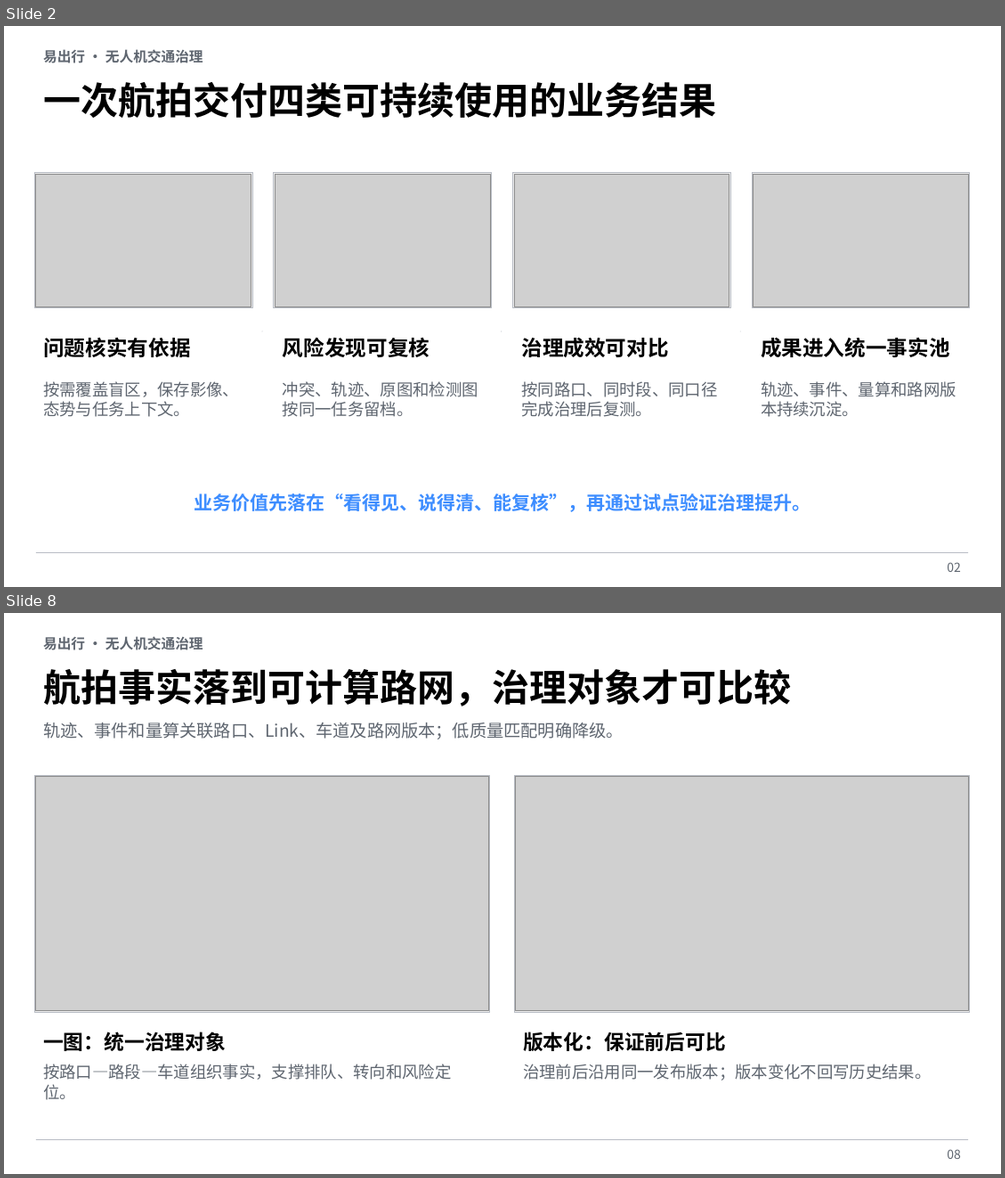
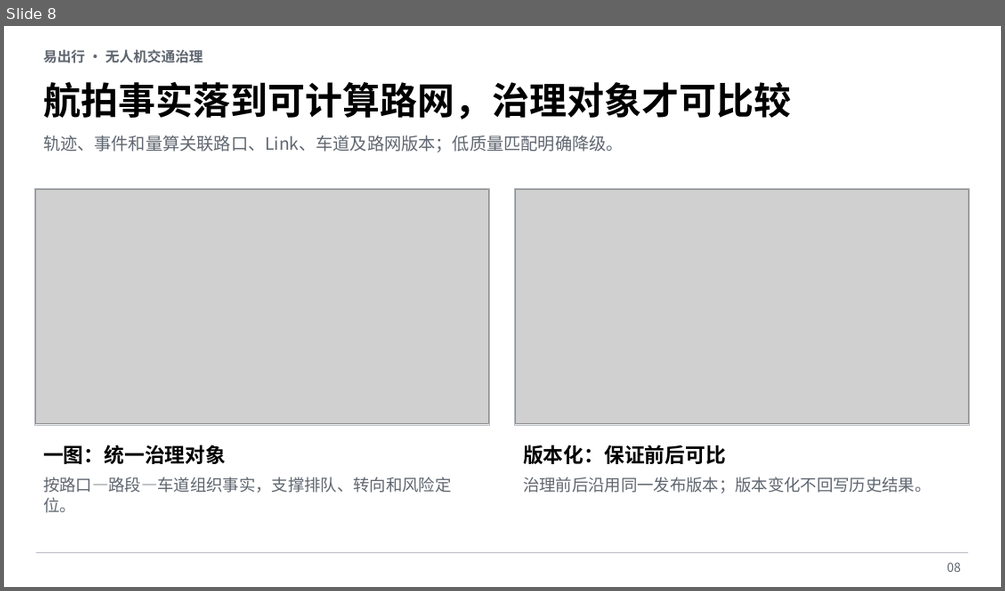
Before and after one commit to fjwangzy/TrafficAnalyzer, a slide deck: docs/generated/易出行无人机交通治理业务成效与试点汇报.pptx. Shown one above the other, each under a label of ours: slides 2 and 8 before the commit, slide 8 after it; the slides between them are not shown. The pictures are 1005x1178 and 1005x591 pixels, drawn with LibreOffice and Linux fonts; fonts in the diff are those of the drawing; grey boxes stand for pictures; background and template pictures are left out. Boxes give left, top, right and bottom in pixels: in the first picture for what was removed or moved away, otherwise in the second. Text is boxed around its words. In the diff, an @@ line names an element or a change of style, - is before the commit and + after.

```diff
--- a/docs/generated/易出行无人机交通治理业务成效与试点汇报.pptx
+++ b/docs/generated/易出行无人机交通治理业务成效与试点汇报.pptx
@@ slide 2 removed at box(4, 26, 1001, 587), background #FFFFFF @@
@@ text removed at box(43, 49, 203, 63) @@
-易出行 · 无人机交通治理
@@ text removed at box(43, 82, 716, 118) @@
-一次航拍交付四类可持续使用的业务结果
@@ rectangle removed at box(34, 173, 253, 308) @@
@@ picture removed at box(36, 174, 251, 306) @@
@@ rectangle removed at box(273, 173, 492, 308) @@
@@ picture removed at box(275, 174, 490, 306) @@
@@ rectangle removed at box(512, 173, 731, 308) @@
@@ picture removed at box(514, 174, 729, 306) @@
@@ rectangle removed at box(752, 173, 971, 308) @@
@@ picture removed at box(753, 174, 969, 306) @@
@@ text removed at box(43, 338, 190, 357) @@
-问题核实有依据
@@ line removed from (262, 331) to (263, 331) @@
@@ text removed at box(283, 338, 429, 357) @@
-风险发现可复核
@@ line removed from (502, 331) to (502, 331) @@
@@ text removed at box(521, 338, 668, 357) @@
-治理成效可对比
@@ line removed from (740, 331) to (741, 331) @@
@@ text removed at box(760, 338, 950, 358) @@
-成果进入统一事实池
@@ text removed at box(43, 381, 239, 417) @@
-按需覆盖盲区，保存影像、态势与任务上下文。
@@ text removed at box(283, 381, 478, 417) @@
-冲突、轨迹、原图和检测图按同一任务留档。
@@ text removed at box(521, 381, 717, 417) @@
-按同路口、同时段、同口径完成治理后复测。
@@ text removed at box(760, 381, 956, 417) @@
-轨迹、事件、量算和路网版本持续沉淀。
@@ text removed at box(194, 493, 810, 512) @@
-业务价值先落在“看得见、说得清、能复核”，再通过试点验证治理提升。
@@ line removed from (36, 553) to (969, 553) @@
@@ text removed at box(947, 562, 961, 572) @@
-02
```
Also in this commit, not shown: 8 slides changed, 2 slides added, 1 other slide removed, 45 other files.
